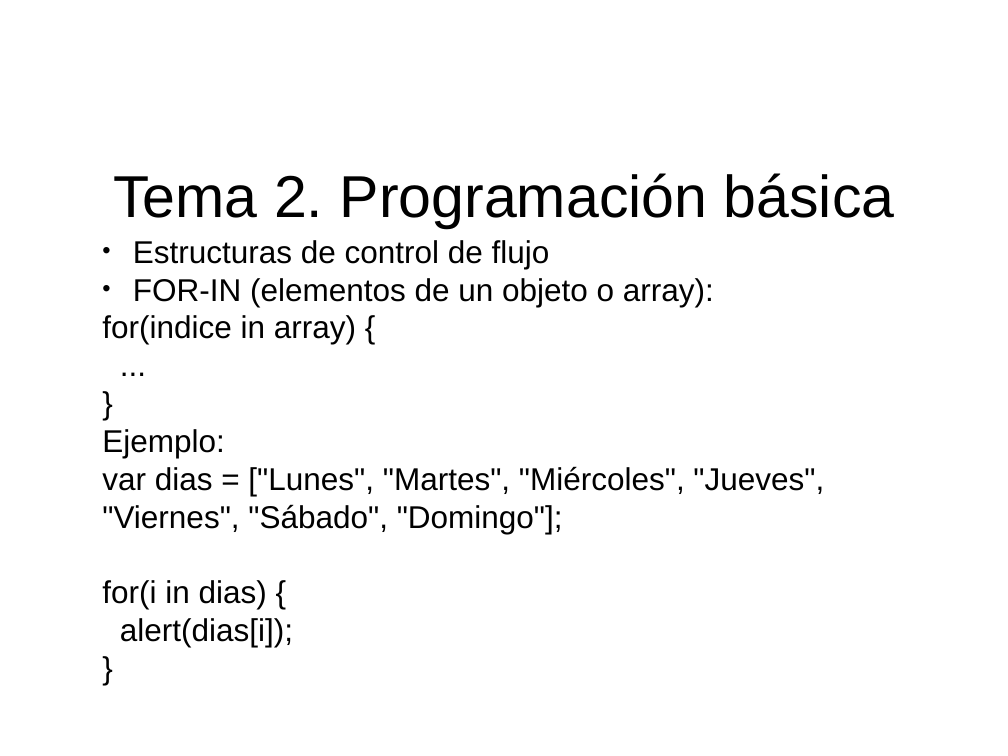
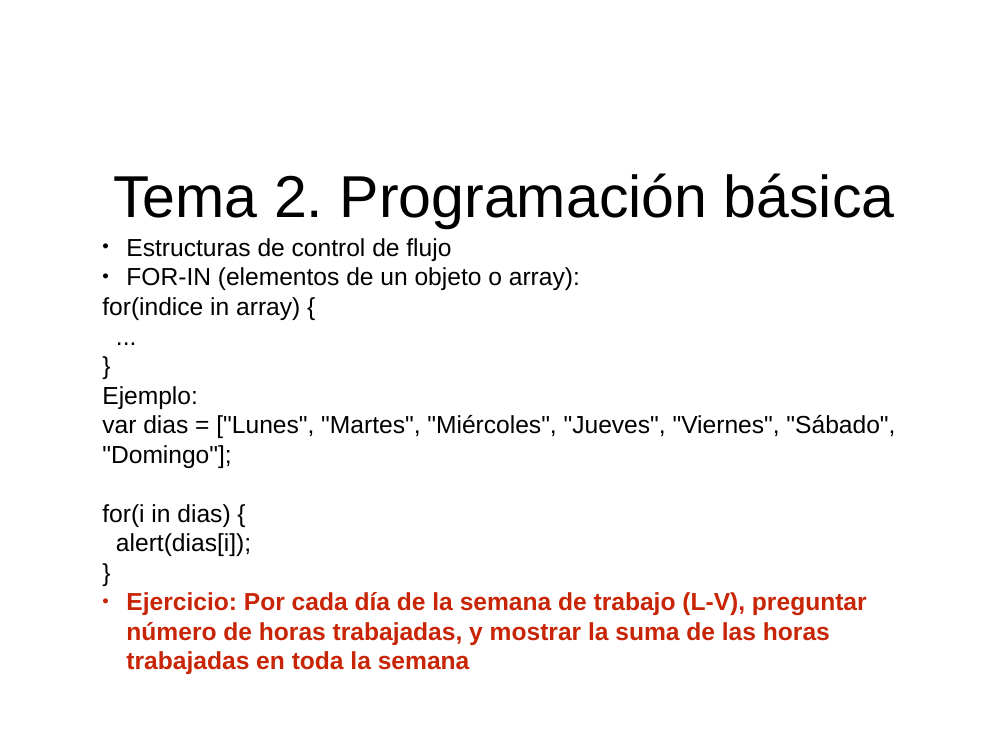
Before and after one commit to fitamix/CursoJS, a slide deck: slide 19 of Tema2/Tema2.ppt. Drawn at 1008x756 pixels with LibreOffice and Linux fonts; fonts in the diff are those of the drawing. Boxes give left, top, right and bottom in pixels: in the first picture for what was removed or moved away, otherwise in the second. Text is boxed around its words. In the diff, an @@ line names an element or a change of style, - is before the commit and + after.

```diff
--- a/Tema2/Tema2.ppt
+++ b/Tema2/Tema2.ppt
@@ subtitle at (102, 238, 895, 556): size 32 to 25 pt in "Estructuras de control de flujo", "FOR-IN (elementos de un objeto o array):", "for(indice in array) {", "..." and 6 more places; indent changed @@
@@ subtitle at (126, 592, 867, 674): paragraph added @@
+• Ejercicio: Por cada día de la semana de trabajo (L-V), preguntar número de horas trabajadas, y mostrar la suma de las horas trabajadas en toda la semana
```
Also in this commit, not shown: 3 other slides changed, 3 other files.
